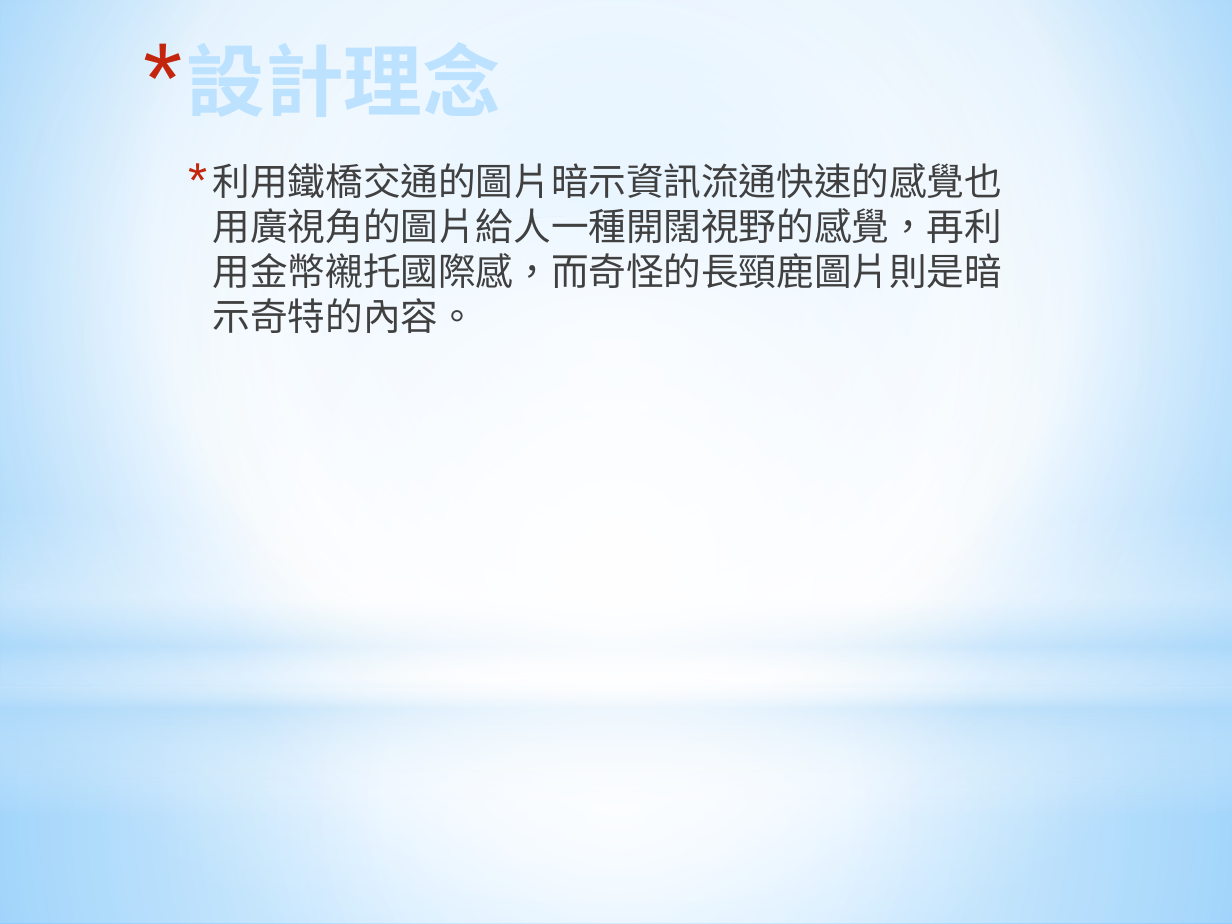
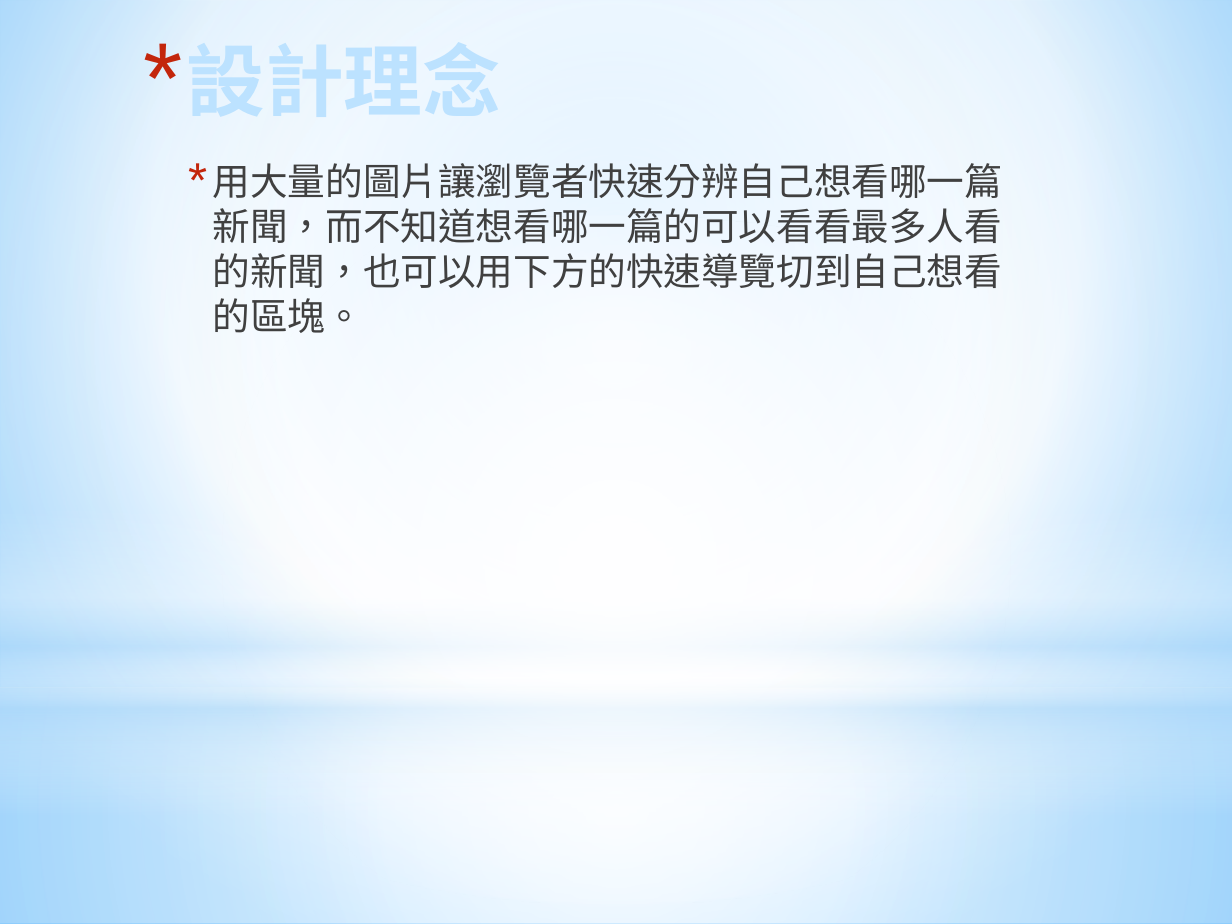
Before and after one commit to o0IH0o/GitWeb, a slide deck: slide 4 of HW5/設計理念.pptx. Drawn at 1232x924 pixels with LibreOffice and Linux fonts; fonts in the diff are those of the drawing. Boxes give left, top, right and bottom in pixels: in the first picture for what was removed or moved away, otherwise in the second. Text is boxed around its words. In the diff, an @@ line names an element or a change of style, - is before the commit and + after.

```diff
--- a/HW5/設計理念.pptx
+++ b/HW5/設計理念.pptx
@@ text at [213,163,1002,333]: text changed @@
-* 利用鐵橋交通的圖片暗示資訊流通快速的感覺也用廣視角的圖片給人一種開闊視野的感覺，再利用金幣襯托國際感，而奇怪的長頸鹿圖片則是暗示奇特的內容。
+* 用大量的圖片讓瀏覽者快速分辨自己想看哪一篇新聞，而不知道想看哪一篇的可以看看最多人看的新聞，也可以用下方的快速導覽切到自己想看的區塊。
```
Also in this commit, not shown: 2 other slides changed, 5 other files.
